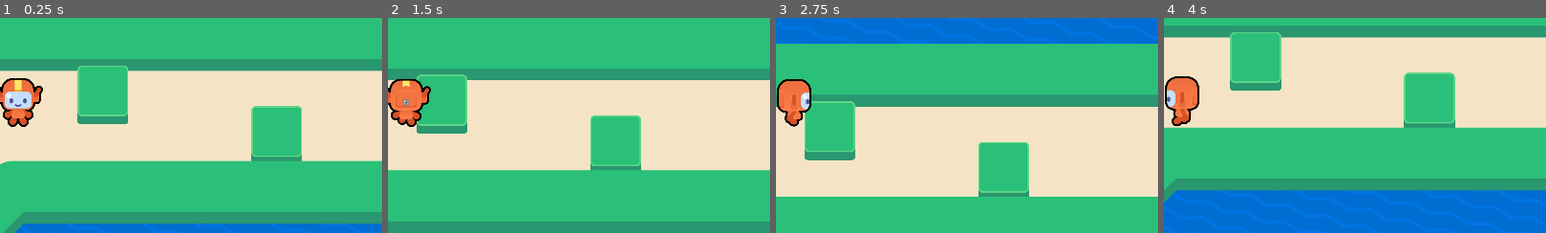
Above: before the commit, frames 1-4 (left to right).
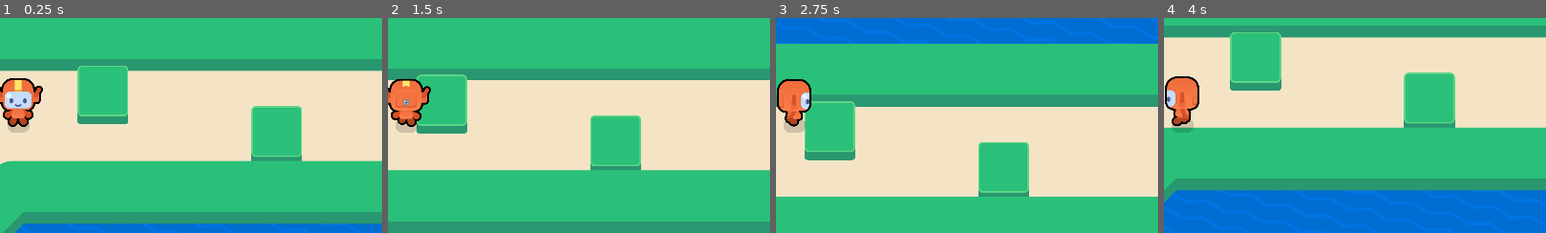
Above: after the commit, the same moments.

Repository: keliang5/2d-GameDev-Course
Game: Godot game, scene res://game.tscn
Same seed, same stepped clock (60 frames per second), same inputs: the game is played once before the commit and once after it.
Inputs (mouse positions are % of the whole screen's width and height, from its top left):
- Up to frame 1 (0.25 s): no input
- Up to frame 2 (1.5 s): tap Enter at 0.5 s; move the mouse to (72, 45) at 0.52 s; hold Right (move_right) 0.53-1.28 s; tap Z at 0.6, 1.35 s; click (72, 45) at 0.67 s; tap Space at 0.77 s; move the mouse to (30, 55) at 1.27 s; hold W (move_down) from 1.28 s (still down)
- Up to frame 3 (2.75 s): tap Space at 1.52 s; move the mouse to (60, 28) at 2.02 s; release W (move_down) at 2.03 s; hold Right (move_right) from 2.03 s (still down); tap Z at 2.1 s
- Up to frame 4 (4 s): move the mouse to (45, 70) at 2.77 s; release Right (move_right) at 2.78 s; hold Down (move_up) 2.78-3.53 s; tap Z at 2.85, 3.6 s; click (45, 70) at 2.92 s; tap Space at 3.02, 3.77 s; move the mouse to (80, 65) at 3.52 s; hold Left (move_left) from 3.53 s (still down)
The pictures show only the part of the screen within x 48-98%, y 30-80%; the shares and areas given below are measured in that part.

The runs differ from the first frame. In frame 1, 0.3% of the frame differs, in the area x 2-8%, y 46-54%; in frame 2, 0.3%; in frame 3, 0.3%; in frame 4, 0.3%.

Commit message:
L6 Complete Pt 2

Diff:
--- a/M09.top_down_movement_workbook/runner.tscn
+++ b/M09.top_down_movement_workbook/runner.tscn
@@ -25,8 +25,8 @@
 
 [node name="Shadow" type="Sprite2D" parent="."]
 modulate = Color(0, 0, 0, 0.156863)
-position = Vector2(2.92063e-06, -6.80822)
-scale = Vector2(0.5625, 0.787243)
+position = Vector2(0.999996, 54)
+scale = Vector2(0.593749, 0.577)
 texture = ExtResource("2_eq38d")
 
 [node name="Camera2D" type="Camera2D" parent="."]
